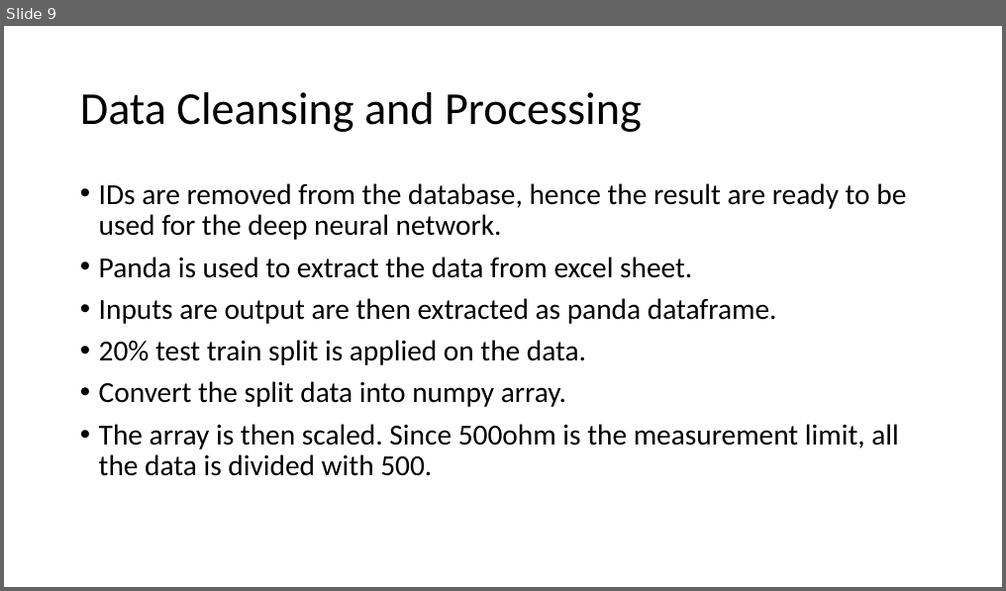
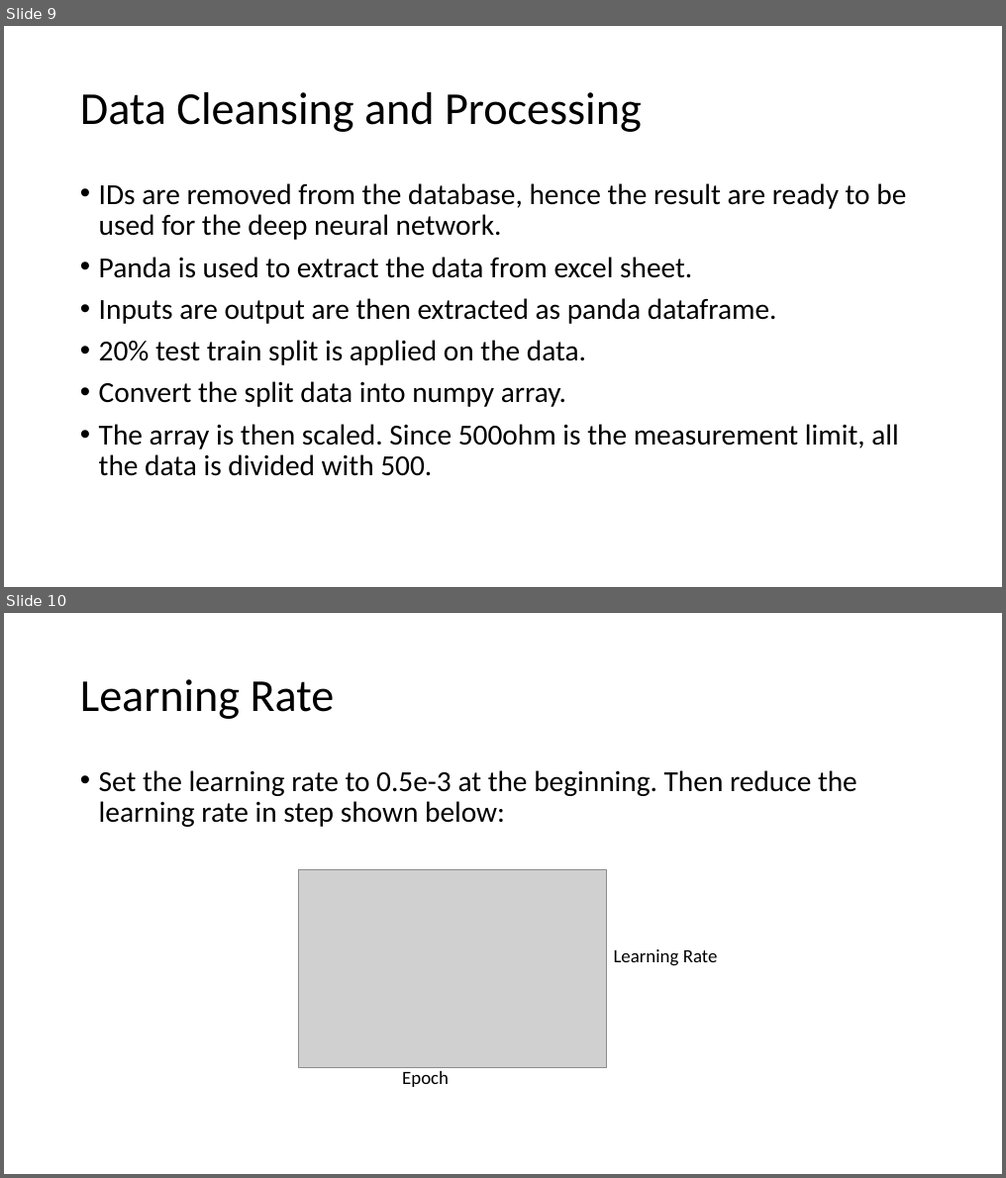
Before and after one commit to optimusium/PSUPR2, a slide deck: Data Set Building.pptx. Shown one above the other, each under a label of ours: slide 9 before the commit, slides 9 and 10 after it. The pictures are 1006x591 and 1006x1178 pixels, drawn with LibreOffice and Linux fonts; fonts in the diff are those of the drawing; grey boxes stand for pictures. Boxes give left, top, right and bottom in pixels: in the first picture for what was removed or moved away, otherwise in the second. Text is boxed around its words. In the diff, an @@ line names an element or a change of style, - is before the commit and + after.

Commit message:
update

```diff
--- a/Data Set Building.pptx
+++ b/Data Set Building.pptx
@@ slide 10 added at bbox=[4, 613, 1002, 1174], background #FFFFFF @@
@@ title added at bbox=[80, 679, 335, 719], 44 pt, text #000000 @@
+Learning Rate
@@ text added at bbox=[99, 770, 857, 827], 28 pt, text #000000 @@
+• Set the learning rate to 0.5e-3 at the beginning. Then reduce the learning rate in step shown below:
@@ picture added at bbox=[298, 869, 606, 1068] @@
@@ text added at bbox=[614, 950, 718, 966], 18 pt, text #000000 @@
+Learning Rate
@@ text added at bbox=[402, 1071, 449, 1087], 18 pt, text #000000 @@
+Epoch
```
Also in this commit, not shown: 1 other slide added.
